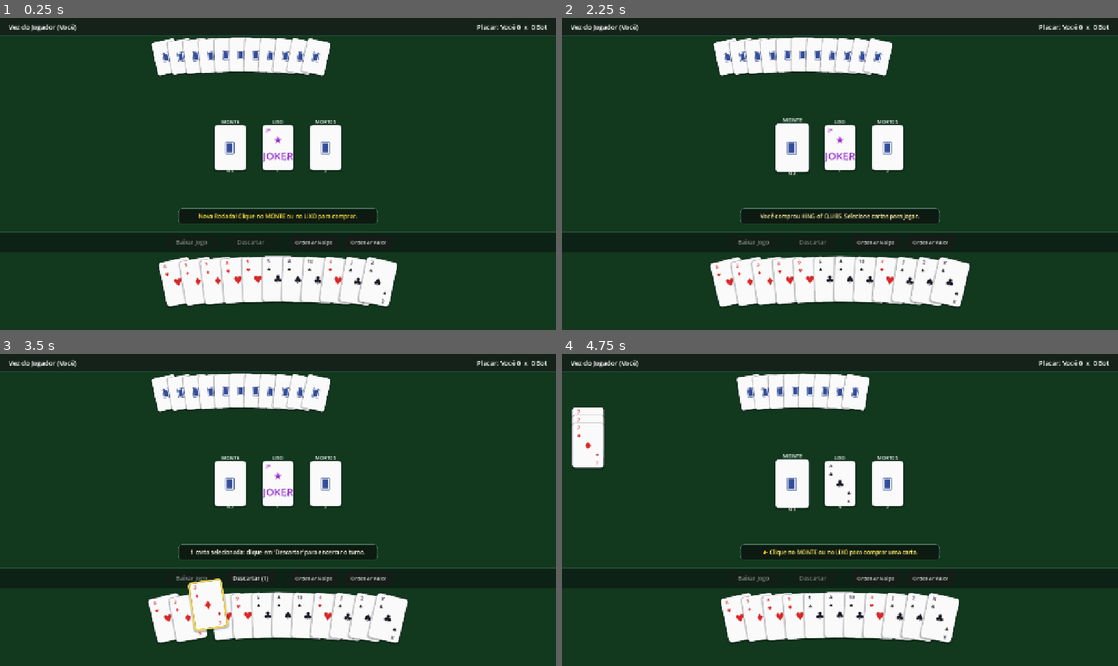
Above: before the commit, frames 1-4 (two rows, left to right).
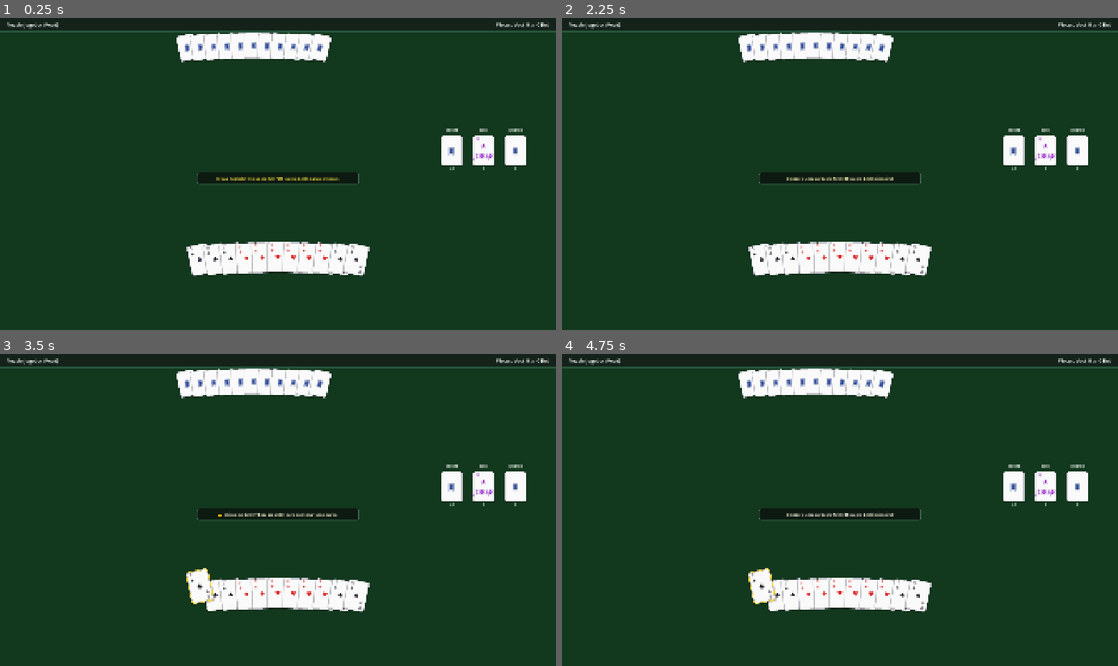
Above: after the commit, the same moments.

Repository: DamiaoCanndido/canastra
Game: Godot game, scene res://src/ui/tabletop.tscn
Two runs of this game, one before a commit and one after it. Both use one fixed random seed, a clock stepped at 60 frames per second and the inputs below.
Inputs (mouse positions are in pixels of both pictures, inside the frame that each line leads up to):
- Up to frame 1 (0.25 s): no input
- Up to frame 2 (2.25 s): click (873, 242) at 0.5 s, where only the run before the commit has a clickable "Ordenar Naipe"; click (928, 242) at 1.25 s, where only the run before the commit has a clickable "Ordenar Valor"; click (789, 149) at 2.02 s
- Up to frame 3 (3.5 s): click (200, 594) at 2.77 s
- Up to frame 4 (4.75 s): click (812, 578) at 3.5 s, where only the run before the commit has a clickable "Descartar (1)"; click (789, 485) at 4.27 s

The runs differ from the first frame. In frame 1, 17% of the frame differs, in the area x 0-100%, y 1-93%; in frame 2, 18%; in frame 3, 18%; in frame 4, 18%.

Commit message:
feat(ui): migrate to 1080p, relocate piles, auto-sort hand, and enable direct board gestures
    - Update display resolution to 1920x1080 (Full HD) with canvas_items stretch and expand aspect (Spec 004).
    - Relocate table piles (Stock, Discard, and Mortos) to the middle-right side of the table (Spec 005).
    - Automatically sort hand cards by suit and ascending rank on deal/draw, removing manual sort buttons (Spec 006).
    - Eliminate ActionBar and bottom buttons (Meld and Discard) in favor of direct tabletop gestures (Spec 007):
      - Melding: select 3+ cards in hand and click directly on the table.
      - Discarding: select 1 card in hand and click directly on the Discard Pile (Lixo).
    - Expand PlayerMeldsScroll and PlayerArea vertical space using reclaimed Action Bar room.
    - Update test suite with layout boundary checks, auto-sort verification, and gesture tests (138 passing assertions).
    - Regenerate release PCK bundles for Windows, Linux, and Web.

Diff:
--- a/project.godot
+++ b/project.godot
@@ -18,9 +18,13 @@
 
 [display]
 
-window/size/viewport_width=1280
-window/size/viewport_height=720
+window/size/viewport_width=1920
+window/size/viewport_height=1080
+window/size/window_width_override=1920
+window/size/window_height_override=1080
+window/size/resizable=true
 window/stretch/mode="canvas_items"
+window/stretch/aspect="expand"
 window/vsync/vsync_mode=0
 
 [physics]
--- a/src/ui/hand_view.gd
+++ b/src/ui/hand_view.gd
@@ -23,6 +23,7 @@
 
 func set_cards(p_cards: Array[CardData]) -> void:
 	cards = p_cards.duplicate()
+	_sort_cards_by_suit()
 	selected_cards.clear()
 	_rebuild_card_views()
 	update_hand_layout(false)
@@ -37,14 +38,17 @@
 	update_hand_layout(true)
 	card_selection_changed.emit(selected_cards)
 
-func sort_by_suit() -> void:
+func _sort_cards_by_suit() -> void:
 	cards.sort_custom(func(a: CardData, b: CardData) -> bool:
 		if a.suit != b.suit:
 			return int(a.suit) < int(b.suit)
 		return int(a.rank) < int(b.rank)
 	)
+
+func sort_by_suit(animate: bool = true) -> void:
+	_sort_cards_by_suit()
 	_rebuild_card_views()
-	update_hand_layout(true)
+	update_hand_layout(animate)
 
 func sort_by_rank() -> void:
 	cards.sort_custom(func(a: CardData, b: CardData) -> bool:
@@ -73,16 +77,17 @@
 	if count == 0:
 		return
 
-	var available_width: float = max(size.x, 700.0)
-	var max_spread_angle: float = min(28.0, float(count) * 2.2) # Dynamic spread
+	var effective_width: float = size.x if size.x > 0 else 1920.0
+	var available_width: float = clamp(effective_width - 200.0, 700.0, 1400.0)
+	var max_spread_angle: float = min(30.0, float(count) * 2.2) # Dynamic spread
 	var angle_step: float = 0.0
 	if count > 1:
 		angle_step = max_spread_angle / float(count - 1)
 
 	var start_angle: float = -max_spread_angle / 2.0
-	var center_x: float = size.x / 2.0
+	var center_x: float = effective_width / 2.0
 	var card_width: float = 72.0
-	var card_spacing: float = min(46.0, (available_width - card_width) / float(max(1, count)))
+	var card_spacing: float = min(54.0, (available_width - card_width) / float(max(1, count)))
 
 	for i in range(count):
 		var cv: CardView = card_views[i]
@@ -91,8 +96,8 @@
 
 		var angle_deg: float = start_angle + (i * angle_step)
 		var offset_x: float = center_x + (i - (count - 1) / 2.0) * card_spacing - (card_width / 2.0)
-		var base_arc_y: float = abs(angle_deg) * 0.6 # Parabola curve
-		var elevation_y: float = -28.0 if cv.is_selected else 0.0 # Raise selected card up
+		var base_arc_y: float = abs(angle_deg) * 0.7 # Parabola curve
+		var elevation_y: float = -32.0 if cv.is_selected else 0.0 # Raise selected card up
 
 		var target_pos := Vector2(offset_x, base_arc_y + elevation_y)
 		var target_rot := deg_to_rad(angle_deg)
--- a/src/ui/hud_view.tscn
+++ b/src/ui/hud_view.tscn
@@ -30,11 +30,11 @@
 script = ExtResource("1_hud")
 
 [node name="TopBar" type="Panel" parent="."]
-custom_minimum_size = Vector2(0, 44)
+custom_minimum_size = Vector2(0, 50)
 layout_mode = 1
 anchors_preset = 10
 anchor_right = 1.0
-offset_bottom = 44.0
+offset_bottom = 50.0
 grow_horizontal = 2
 mouse_filter = 2
 theme_override_styles/panel = SubResource("StyleBoxFlat_topbar")
@@ -47,8 +47,8 @@
 grow_horizontal = 2
 grow_vertical = 2
 mouse_filter = 2
-theme_override_constants/margin_left = 20
-theme_override_constants/margin_right = 20
+theme_override_constants/margin_left = 24
+theme_override_constants/margin_right = 24
 
 [node name="HBox" type="HBoxContainer" parent="TopBar/Margin"]
 layout_mode = 2
@@ -58,28 +58,28 @@
 layout_mode = 2
 size_flags_horizontal = 3
 mouse_filter = 2
-theme_override_font_sizes/font_size = 15
+theme_override_font_sizes/font_size = 17
 text = "Vez do Jogador (Humano)"
 
 [node name="ScoreLabel" type="Label" parent="TopBar/Margin/HBox"]
 layout_mode = 2
 mouse_filter = 2
-theme_override_font_sizes/font_size = 15
+theme_override_font_sizes/font_size = 17
 text = "Placar: Humano 0  x  0 Bot"
 horizontal_alignment = 2
 
 [node name="PromptPanel" type="PanelContainer" parent="."]
-custom_minimum_size = Vector2(460, 36)
+custom_minimum_size = Vector2(560, 42)
 layout_mode = 1
 anchors_preset = 8
 anchor_left = 0.5
 anchor_top = 0.5
 anchor_right = 0.5
 anchor_bottom = 0.5
-offset_left = -230.0
-offset_top = 80.0
-offset_right = 230.0
-offset_bottom = 116.0
+offset_left = -280.0
+offset_top = -5.0
+offset_right = 280.0
+offset_bottom = 37.0
 grow_horizontal = 2
 grow_vertical = 2
 mouse_filter = 2
@@ -88,7 +88,7 @@
 [node name="PromptLabel" type="Label" parent="PromptPanel"]
 layout_mode = 2
 mouse_filter = 2
-theme_override_font_sizes/font_size = 13
+theme_override_font_sizes/font_size = 15
 text = "Compre uma carta do Monte ou do Lixo"
 horizontal_alignment = 1
 vertical_alignment = 1
--- a/src/ui/tabletop.gd
+++ b/src/ui/tabletop.gd
@@ -32,27 +32,20 @@
 @onready var player_melds_container: HBoxContainer = $PlayerMeldsScroll/PlayerMelds
 @onready var opponent_melds_container: HBoxContainer = $OpponentMeldsScroll/OpponentMelds
 
-@onready var meld_button: Button = $ActionBar/HBox/MeldButton
-@onready var discard_button: Button = $ActionBar/HBox/DiscardButton
-@onready var sort_suit_button: Button = $ActionBar/HBox/SortSuitButton
-@onready var sort_rank_button: Button = $ActionBar/HBox/SortRankButton
-
-func _init() -> void:
-	match_mgr = MatchManager.new(2000, 2)
-
 func _ready() -> void:
 	Engine.max_fps = 30
 	_resolve_nodes()
 
-	# Connect Button signals
-	if meld_button != null and not meld_button.pressed.is_connected(_on_meld_button_pressed):
-		meld_button.pressed.connect(_on_meld_button_pressed)
-	if discard_button != null and not discard_button.pressed.is_connected(_on_discard_button_pressed):
-		discard_button.pressed.connect(_on_discard_button_pressed)
-	if sort_suit_button != null and not sort_suit_button.pressed.is_connected(sort_player_suit):
-		sort_suit_button.pressed.connect(sort_player_suit)
-	if sort_rank_button != null and not sort_rank_button.pressed.is_connected(sort_player_rank):
-		sort_rank_button.pressed.connect(sort_player_rank)
+	# Connect Table click signals
+	var felt: Panel = get_node_or_null("FeltBackground") as Panel
+	if felt != null and not felt.gui_input.is_connected(_on_table_gui_input):
+		felt.gui_input.connect(_on_table_gui_input)
+	var center_tbl: Control = get_node_or_null("CenterTable") as Control
+	if center_tbl != null and not center_tbl.gui_input.is_connected(_on_table_gui_input):
+		center_tbl.gui_input.connect(_on_table_gui_input)
+	var player_melds_scroll: ScrollContainer = get_node_or_null("PlayerMeldsScroll") as ScrollContainer
+	if player_melds_scroll != null and not player_melds_scroll.gui_input.is_connected(_on_table_gui_input):
+		player_melds_scroll.gui_input.connect(_on_table_gui_input)
 
 	# Connect Pile signals
 	if stock_pile != null and not stock_pile.pile_clicked.is_connected(_on_stock_clicked):
@@ -79,16 +72,6 @@
 	if opponent_hand == null and has_node("OpponentArea/OpponentHand"): opponent_hand = get_node("OpponentArea/OpponentHand") as HandView
 	if player_melds_container == null and has_node("PlayerMeldsScroll/PlayerMelds"): player_melds_container = get_node("PlayerMeldsScroll/PlayerMelds") as HBoxContainer
 	if opponent_melds_container == null and has_node("OpponentMeldsScroll/OpponentMelds"): opponent_melds_container = get_node("OpponentMeldsScroll/OpponentMelds") as HBoxContainer
-	if meld_button == null and has_node("ActionBar/HBox/MeldButton"): meld_button = get_node("ActionBar/HBox/MeldButton") as Button
-	if discard_button == null and has_node("ActionBar/HBox/DiscardButton"): discard_button = get_node("ActionBar/HBox/DiscardButton") as Button
-	if sort_suit_button == null and has_node("ActionBar/HBox/SortSuitButton"): sort_suit_button = get_node("ActionBar/HBox/SortSuitButton") as Button
-	if sort_rank_button == null and has_node("ActionBar/HBox/SortRankButton"): sort_rank_button = get_node("ActionBar/HBox/SortRankButton") as Button
-
-func sort_player_suit() -> void:
-	if player_hand != null: player_hand.sort_by_suit()
-
-func sort_player_rank() -> void:
-	if player_hand != null: player_hand.sort_by_rank()
 
 func start_new_round() -> void:
 	if match_mgr == null:
@@ -135,22 +118,7 @@
 
 	_resolve_nodes()
 	var is_player_turn: bool = (current_round.current_player_index == 0)
-	var can_meld: bool = is_player_turn and (current_round.current_phase == RoundState.TurnPhase.ACTION)
 	var sel_count: int = player_hand.get_selected_cards().size() if player_hand != null else 0
-
-	if meld_button != null:
-		meld_button.disabled = not (can_meld and sel_count >= 3)
-		if can_meld and sel_count >= 3:
-			meld_button.text = "Baixar Jogo (%d)" % sel_count
-		else:
-			meld_button.text = "Baixar Jogo"
-
-	if discard_button != null:
-		discard_button.disabled = not (can_meld and sel_count == 1)
-		if can_meld and sel_count == 1:
-			discard_button.text = "Descartar (1)"
-		else:
-			discard_button.text = "Descartar"
 
 	# Update HUD
 	if hud != null:
@@ -168,13 +136,13 @@
 				prompt_str = "👉 Clique no MONTE ou no LIXO para comprar uma carta."
 			else:
 				if sel_count == 0:
-					prompt_str = "Selecione cartas na mão para Baixar (mín. 3) ou 1 carta para Descartar."
+					prompt_str = "Selecione cartas na mão para Baixar (mín. 3) ou 1 carta para Descartar no Lixo."
 				elif sel_count == 1:
-					prompt_str = "1 carta selecionada: clique em 'Descartar' para encerrar o turno."
+					prompt_str = "1 carta selecionada: clique no LIXO para descartar e encerrar a vez."
 				elif sel_count == 2:
 					prompt_str = "2 cartas selecionadas: selecione mais uma para formar um jogo (mín. 3)."
 				else:
-					prompt_str = "%d cartas selecionadas: clique em 'Baixar Jogo' para colocar na mesa." % sel_count
+					prompt_str = "%d cartas selecionadas: clique na MESA para baixar o jogo!" % sel_count
 		else:
 			prompt_str = "Aguarde a jogada do Bot..."
 
@@ -212,19 +180,69 @@
 	if current_round.current_player_index != 0:
 		if hud != null: hud.show_announcement("Aguarde a sua vez!")
 		return
-	if current_round.current_phase != RoundState.TurnPhase.DRAW:
-		if hud != null: hud.show_announcement("Você já comprou nesta rodada! Agora baixe jogos ou descarte.")
-		return
-
-	if current_round.discard_pile.is_empty():
-		if hud != null: hud.show_announcement("O Lixo está vazio!")
-		return
-
-	var drawn: Array[CardData] = current_round.draw_from_discard_pile()
-	if not drawn.is_empty():
-		_update_all_ui()
-		if hud != null:
-			hud.show_announcement("Você pegou %d cartas do Lixo!" % drawn.size())
+
+	# 1. In ACTION phase: discard selected card to Lixo
+	if current_round.current_phase == RoundState.TurnPhase.ACTION:
+		var selected: Array[CardData] = player_hand.get_selected_cards() if player_hand != null else []
+		if selected.size() == 1:
+			_execute_player_discard(selected[0])
+			return
+		elif selected.is_empty():
+			if hud != null: hud.show_announcement("Selecione 1 carta na mão para descartar no Lixo!", 2.5)
+			return
+		else:
+			if hud != null: hud.show_announcement("Selecione apenas 1 carta para descartar no Lixo! (%d selecionadas)" % selected.size(), 2.5)
+			return
+
+	# 2. In DRAW phase: draw from discard pile
+	if current_round.current_phase == RoundState.TurnPhase.DRAW:
+		if current_round.discard_pile.is_empty():
+			if hud != null: hud.show_announcement("O Lixo está vazio!")
+			return
+
+		var drawn: Array[CardData] = current_round.draw_from_discard_pile()
+		if not drawn.is_empty():
+			_update_all_ui()
+			if hud != null:
+				hud.show_announcement("Você pegou %d cartas do Lixo!" % drawn.size())
+		return
+
+func _on_table_gui_input(event: InputEvent) -> void:
+	if event is InputEventMouseButton and event.button_index == MOUSE_BUTTON_LEFT and event.pressed:
+		_on_table_clicked()
+
+func _on_table_clicked() -> void:
+	if current_round == null:
+		return
+	if current_round.current_player_index != 0:
+		if hud != null: hud.show_announcement("Aguarde a sua vez!")
+		return
+	if current_round.current_phase == RoundState.TurnPhase.DRAW:
+		if hud != null: hud.show_announcement("Compre uma carta do MONTE ou do LIXO primeiro!", 2.5)
+		return
+
+	var selected: Array[CardData] = player_hand.get_selected_cards() if player_hand != null else []
+	if selected.is_empty():
+		return
+
+	if selected.size() < 3:
+		if hud != null:
+			hud.show_announcement("Selecione pelo menos 3 cartas para formar um jogo na mesa!", 2.5)
+		return
+
+	var res := current_round.play_new_meld(selected)
+	if res.is_valid:
+		player_hand.clear_selection()
+		_update_all_ui()
+		if hud != null:
+			if res.canasta_type != MeldData.CanastaType.NONE:
+				hud.show_announcement("CANASTRA FORMADA! (%s)" % ("LIMPA" if not res.is_dirty else "SUJA"), 3.0)
+			else:
+				hud.show_announcement("Jogo baixado na mesa com sucesso!", 2.5)
+		_check_round_end()
+	else:
+		if hud != null:
+			hud.show_announcement("Erro ao baixar jogo: %s" % res.error_message, 3.0)
 
 func _on_hand_card_clicked(_card: CardData) -> void:
 	if current_round != null and current_round.current_player_index == 0:
@@ -236,32 +254,10 @@
 	_update_action_buttons()
 
 func _on_meld_button_pressed() -> void:
-	if player_hand == null: return
-	var selected: Array[CardData] = player_hand.get_selected_cards()
-	if selected.size() < 3:
-		return
-
-	var res := current_round.play_new_meld(selected)
-	if res.is_valid:
-		player_hand.clear_selection()
-		_update_all_ui()
-		if hud != null:
-			if res.canasta_type != MeldData.CanastaType.NONE:
-				hud.show_announcement("CANASTRA FORMADA! (%s)" % ("LIMPA" if not res.is_dirty else "SUJA"), 3.0)
-			else:
-				hud.show_announcement("Jogo baixado com sucesso!")
-		_check_round_end()
-	else:
-		if hud != null:
-			hud.show_announcement("Erro: %s" % res.error_message)
+	_on_table_clicked()
 
 func _on_discard_button_pressed() -> void:
-	if player_hand == null: return
-	var selected: Array[CardData] = player_hand.get_selected_cards()
-	if selected.size() != 1:
-		return
-
-	_execute_player_discard(selected[0])
+	_on_discard_pile_clicked("DISCARD")
 
 func _on_card_dropped_on_discard(_type: String, card: CardData) -> void:
 	if current_round == null or current_round.current_player_index != 0 or current_round.current_phase != RoundState.TurnPhase.ACTION:
--- a/src/ui/tabletop.tscn
+++ b/src/ui/tabletop.tscn
@@ -7,11 +7,6 @@
 
 [sub_resource type="StyleBoxFlat" id="StyleBoxFlat_felt"]
 bg_color = Color(0.07, 0.22, 0.12, 1)
-
-[sub_resource type="StyleBoxFlat" id="StyleBoxFlat_action_bar"]
-bg_color = Color(0.05, 0.12, 0.08, 0.85)
-border_width_top = 1
-border_color = Color(0.2, 0.4, 0.3, 0.5)
 
 [node name="Tabletop" type="Control"]
 layout_mode = 3
@@ -30,7 +25,7 @@
 anchor_bottom = 1.0
 grow_horizontal = 2
 grow_vertical = 2
-mouse_filter = 2
+mouse_filter = 0
 theme_override_styles/panel = SubResource("StyleBoxFlat_felt")
 
 [node name="HUD" parent="." instance=ExtResource("2_hud")]
@@ -40,30 +35,30 @@
 layout_mode = 1
 anchors_preset = 10
 anchor_right = 1.0
-offset_top = 46.0
-offset_bottom = 122.0
+offset_top = 52.0
+offset_bottom = 172.0
 grow_horizontal = 2
 mouse_filter = 2
 
 [node name="OpponentHand" parent="OpponentArea" instance=ExtResource("3_hand")]
 layout_mode = 1
-offset_top = -10.0
-offset_bottom = 80.0
-scale = Vector2(0.75, 0.75)
-pivot_offset = Vector2(300, 45)
+offset_top = -6.0
+offset_bottom = 98.0
+scale = Vector2(0.85, 0.85)
+pivot_offset = Vector2(400, 45)
 mouse_filter = 2
 is_interactive = false
 is_face_up = false
 
 [node name="OpponentMeldsScroll" type="ScrollContainer" parent="."]
-custom_minimum_size = Vector2(0, 100)
+custom_minimum_size = Vector2(0, 160)
 layout_mode = 1
 anchors_preset = 10
 anchor_right = 1.0
-offset_left = 20.0
-offset_top = 124.0
-offset_right = -20.0
-offset_bottom = 224.0
+offset_left = 40.0
+offset_top = 176.0
+offset_right = -40.0
+offset_bottom = 340.0
 grow_horizontal = 2
 mouse_filter = 1
 vertical_scroll_mode = 0
@@ -73,29 +68,29 @@
 size_flags_horizontal = 3
 size_flags_vertical = 3
 mouse_filter = 2
-theme_override_constants/separation = 12
+theme_override_constants/separation = 16
 
 [node name="CenterTable" type="Control" parent="."]
 layout_mode = 1
 anchors_preset = 10
 anchor_right = 1.0
-offset_top = 230.0
-offset_bottom = 370.0
+offset_top = 346.0
+offset_bottom = 576.0
 grow_horizontal = 2
-mouse_filter = 2
+mouse_filter = 0
 
 [node name="PilesContainer" type="HBoxContainer" parent="CenterTable"]
 layout_mode = 1
-anchors_preset = 8
-anchor_left = 0.5
+anchors_preset = 6
+anchor_left = 1.0
 anchor_top = 0.5
-anchor_right = 0.5
+anchor_right = 1.0
 anchor_bottom = 0.5
-offset_left = -170.0
-offset_top = -65.0
-offset_right = 170.0
-offset_bottom = 65.0
-grow_horizontal = 2
+offset_left = -440.0
+offset_top = -75.0
+offset_right = -60.0
+offset_bottom = 75.0
+grow_horizontal = 0
 grow_vertical = 2
 mouse_filter = 2
 theme_override_constants/separation = 30
@@ -114,16 +109,16 @@
 pile_type = "MORTO"
 
 [node name="PlayerMeldsScroll" type="ScrollContainer" parent="."]
-custom_minimum_size = Vector2(0, 110)
+custom_minimum_size = Vector2(0, 160)
 layout_mode = 1
 anchors_preset = 10
 anchor_right = 1.0
-offset_left = 20.0
-offset_top = 376.0
-offset_right = -20.0
-offset_bottom = 486.0
+offset_left = 40.0
+offset_top = 582.0
+offset_right = -40.0
+offset_bottom = 766.0
 grow_horizontal = 2
-mouse_filter = 1
+mouse_filter = 0
 vertical_scroll_mode = 0
 
 [node name="PlayerMelds" type="HBoxContainer" parent="PlayerMeldsScroll"]
@@ -131,70 +126,14 @@
 size_flags_horizontal = 3
 size_flags_vertical = 3
 mouse_filter = 2
-theme_override_constants/separation = 12
-
-[node name="ActionBar" type="Panel" parent="."]
-custom_minimum_size = Vector2(0, 48)
-layout_mode = 1
-anchors_preset = 10
-anchor_right = 1.0
-offset_top = 494.0
-offset_bottom = 542.0
-grow_horizontal = 2
-mouse_filter = 2
-theme_override_styles/panel = SubResource("StyleBoxFlat_action_bar")
-
-[node name="HBox" type="HBoxContainer" parent="ActionBar"]
-layout_mode = 1
-anchors_preset = 15
-anchor_right = 1.0
-anchor_bottom = 1.0
-grow_horizontal = 2
-grow_vertical = 2
-mouse_filter = 2
 theme_override_constants/separation = 16
-alignment = 1
-
-[node name="MeldButton" type="Button" parent="ActionBar/HBox"]
-custom_minimum_size = Vector2(130, 34)
-layout_mode = 2
-size_flags_vertical = 4
-theme_override_font_sizes/font_size = 13
-disabled = true
-text = "Baixar Jogo"
-
-[node name="DiscardButton" type="Button" parent="ActionBar/HBox"]
-custom_minimum_size = Vector2(110, 34)
-layout_mode = 2
-size_flags_vertical = 4
-theme_override_font_sizes/font_size = 13
-disabled = true
-text = "Descartar"
-
-[node name="VSeparator" type="VSeparator" parent="ActionBar/HBox"]
-layout_mode = 2
-mouse_filter = 2
-
-[node name="SortSuitButton" type="Button" parent="ActionBar/HBox"]
-custom_minimum_size = Vector2(110, 34)
-layout_mode = 2
-size_flags_vertical = 4
-theme_override_font_sizes/font_size = 12
-text = "Ordenar Naipe"
-
-[node name="SortRankButton" type="Button" parent="ActionBar/HBox"]
-custom_minimum_size = Vector2(110, 34)
-layout_mode = 2
-size_flags_vertical = 4
-theme_override_font_sizes/font_size = 12
-text = "Ordenar Valor"
 
 [node name="PlayerArea" type="Control" parent="."]
 layout_mode = 1
 anchors_preset = 10
 anchor_right = 1.0
-offset_top = 550.0
-offset_bottom = 714.0
+offset_top = 776.0
+offset_bottom = 1068.0
 grow_horizontal = 2
 mouse_filter = 2
 
--- a/test/test_ui_components.gd
+++ b/test/test_ui_components.gd
@@ -46,6 +46,7 @@
 	hand.set_cards(test_cards)
 	tester.assert_equal(hand.cards.size(), 4, "HandView holds 4 cards")
 	tester.assert_equal(hand.card_views.size(), 4, "HandView created 4 CardView instances")
+	tester.assert_equal(hand.cards[0].suit, CardData.Suit.CLUBS, "Auto-sorted on set_cards: Clubs first")
 
 	hand.sort_by_suit()
 	tester.assert_equal(hand.cards[0].suit, CardData.Suit.CLUBS, "Sorted by suit: Clubs first")
@@ -81,8 +82,69 @@
 	tester.assert_equal(tabletop.current_round.current_phase, RoundState.TurnPhase.ACTION, "Stock pile click transitions phase to ACTION")
 	tester.assert_equal(tabletop.player_hand.cards.size(), 12, "Player hand increased to 12 cards after drawing")
 
-	# Select 1 card in hand
+	# Select 1 card in hand and click Discard Pile to discard (Spec 007)
 	tabletop.player_hand.card_views[0].card_button.emit_signal("pressed")
-	tester.assert_false(tabletop.discard_button.disabled, "Discard button is enabled when 1 card is selected in ACTION phase")
+	tester.assert_equal(tabletop.player_hand.get_selected_cards().size(), 1, "1 card selected in hand")
+
+	# Click discard pile to discard selected card
+	var initial_hand_count: int = tabletop.player_hand.cards.size()
+	tabletop.discard_pile.pile_button.emit_signal("pressed")
+	tester.assert_equal(tabletop.player_hand.cards.size(), initial_hand_count - 1, "Discarding via Discard Pile click reduced hand by 1")
+
+	# 4. Display Settings & 1080p Tabletop Layout (Spec 004)
+	var vp_w: int = ProjectSettings.get_setting("display/window/size/viewport_width")
+	var vp_h: int = ProjectSettings.get_setting("display/window/size/viewport_height")
+	var stretch_mode: String = ProjectSettings.get_setting("display/window/stretch/mode")
+	var stretch_aspect: String = ProjectSettings.get_setting("display/window/stretch/aspect")
+
+	tester.assert_equal(vp_w, 1920, "Project viewport width is 1920")
+	tester.assert_equal(vp_h, 1080, "Project viewport height is 1080")
+	tester.assert_equal(stretch_mode, "canvas_items", "Stretch mode is canvas_items")
+	tester.assert_equal(stretch_aspect, "expand", "Stretch aspect is expand")
+
+	var opp_area: Control = tabletop.get_node("OpponentArea") as Control
+	var opp_melds: Control = tabletop.get_node("OpponentMeldsScroll") as Control
+	var center_tbl: Control = tabletop.get_node("CenterTable") as Control
+	var ply_melds: Control = tabletop.get_node("PlayerMeldsScroll") as Control
+	var ply_area: Control = tabletop.get_node("PlayerArea") as Control
+
+	tester.assert_true(opp_area.offset_top >= 50.0 and opp_area.offset_bottom <= 180.0, "OpponentArea within 1080p vertical bounds")
+	tester.assert_true(opp_melds.offset_top >= 170.0 and opp_melds.offset_bottom <= 350.0, "OpponentMeldsScroll within 1080p vertical bounds")
+	tester.assert_true(center_tbl.offset_top >= 340.0 and center_tbl.offset_bottom <= 580.0, "CenterTable within 1080p vertical bounds")
+	tester.assert_true(ply_melds.offset_top >= 580.0 and ply_melds.offset_bottom <= 770.0, "PlayerMeldsScroll within expanded vertical bounds")
+	tester.assert_true(ply_area.offset_top >= 770.0 and ply_area.offset_bottom >= 1060.0 and ply_area.offset_bottom <= 1080.0, "PlayerArea expanded to 776-1068 on 1080p screen")
+
+	# 5. PilesContainer Layout (Spec 005 - Middle-Right Placement)
+	var piles_cont: HBoxContainer = tabletop.get_node("CenterTable/PilesContainer") as HBoxContainer
+	tester.assert_true(piles_cont != null, "PilesContainer exists in CenterTable")
+	tester.assert_equal(piles_cont.anchor_left, 1.0, "PilesContainer anchor_left is 1.0 (Right side)")
+	tester.assert_equal(piles_cont.anchor_right, 1.0, "PilesContainer anchor_right is 1.0 (Right side)")
+	tester.assert_equal(piles_cont.anchor_top, 0.5, "PilesContainer anchor_top is 0.5 (Middle vertical)")
+	tester.assert_equal(piles_cont.anchor_bottom, 0.5, "PilesContainer anchor_bottom is 0.5 (Middle vertical)")
+	tester.assert_true(piles_cont.offset_right <= -50.0, "PilesContainer has right padding from window edge")
+	tester.assert_equal(piles_cont.get_child_count(), 3, "PilesContainer has exactly 3 piles (Stock, Discard, Morto)")
+
+	# 6. Direct Table Gestures & Action Bar Elimination (Spec 007)
+	tester.assert_false(tabletop.has_node("ActionBar"), "ActionBar panel completely eliminated")
+	tester.assert_false(tabletop.has_node("ActionBar/HBox/MeldButton"), "MeldButton eliminated")
+	tester.assert_false(tabletop.has_node("ActionBar/HBox/DiscardButton"), "DiscardButton eliminated")
+
+	# Test table click with valid meld
+	tabletop.current_round.current_player_index = 0
+	tabletop.current_round.current_phase = RoundState.TurnPhase.ACTION
+	var valid_meld_cards: Array[CardData] = [
+		CardData.new(CardData.Rank.FOUR, CardData.Suit.SPADES),
+		CardData.new(CardData.Rank.FIVE, CardData.Suit.SPADES),
+		CardData.new(CardData.Rank.SIX, CardData.Suit.SPADES)
+	]
+	tabletop.current_round.players[0].hand = valid_meld_cards.duplicate()
+	tabletop.player_hand.set_cards(valid_meld_cards)
+	for card_view in tabletop.player_hand.card_views:
+		card_view.card_button.emit_signal("pressed")
+	tester.assert_equal(tabletop.player_hand.get_selected_cards().size(), 3, "Selected 3 cards for meld")
+
+	tabletop._on_table_clicked()
+	tester.assert_equal(tabletop.current_round.players[0].melds.size(), 1, "Clicking table melded 3 valid cards onto mesa")
+	tester.assert_equal(tabletop.player_hand.get_selected_cards().size(), 0, "Hand selection cleared after successful meld")
 
 	tabletop.queue_free()
Not shown, added: docs/specs/004-resolution-1080p-and-responsive-layout.md
Not shown, added: docs/specs/005-relocate-piles-to-middle-right.md
Not shown, added: docs/specs/006-auto-sort-hand-by-suit.md
Not shown, added: docs/specs/007-direct-tabletop-meld-and-discard-gestures.md
